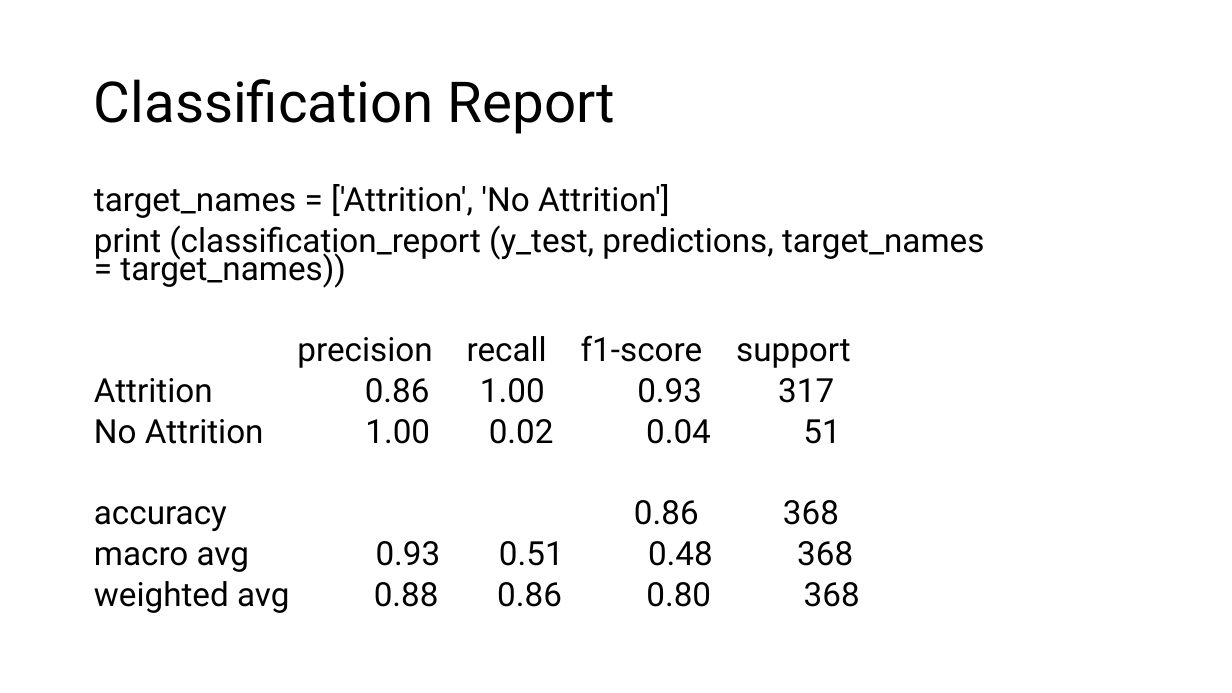
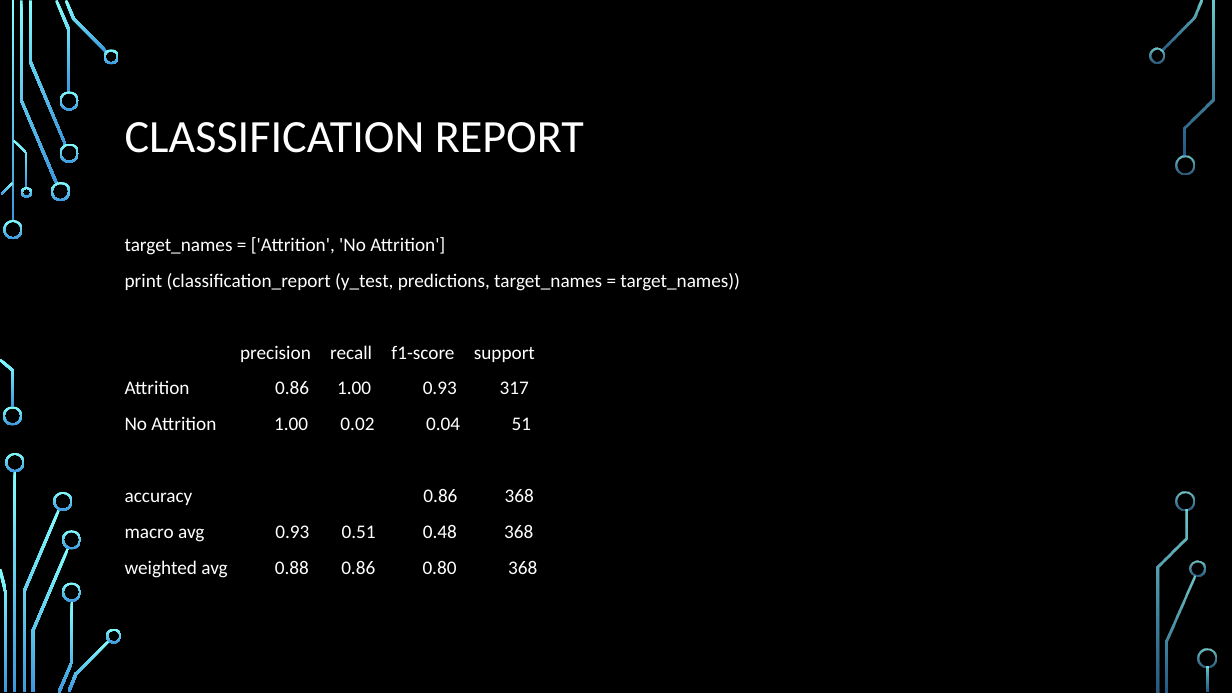
Before and after one commit to ddaniel2024/Project-4, a slide deck: slide 16 of Employee Attrition Prediction Presentation.pptx (slide 13 before the commit). Drawn at 1232x693 pixels with LibreOffice and Linux fonts; fonts in the diff are those of the drawing; background and template pictures are left out. Boxes give left, top, right and bottom in pixels: in the first picture for what was removed or moved away, otherwise in the second. Text is boxed around its words. In the diff, an @@ line names an element or a change of style, - is before the commit and + after.

```diff
--- a/Employee Attrition Prediction Presentation.pptx
+++ b/Employee Attrition Prediction Presentation.pptx
@@ background #FFFFFF to picture (left out) @@
@@ title at <box>125,122,584,153</box>: text changed; size 44 to 36 pt; font Roboto to Calibri; text colour #000000 to #FFFFFF @@
-Classification Report
+CLASSIFICATION REPORT
@@ text "target_names = ['Attrition', 'No Attrition']": place and size @@
-text "target_names = ['Attrition', 'No Attrition']" at <box>94,184,984,607</box>
+text "target_names = ['Attrition', 'No Attrition']" at <box>125,237,740,578</box>
@@ text "target_names = ['Attrition', 'No Attrition']" at <box>125,237,740,578</box>: size 25.9 to 15 pt, font Roboto to Calibri, text colour #000000 to #FFFFFF; line spacing 0.7 to 1 @@
@@ group added at <box>0,0,1217,693</box>: 33 freeform shapes, 3 rectangles @@
```
Also in this commit, not shown: 13 other slides changed, 4 slides added, 2 slides removed, 1 other file.
